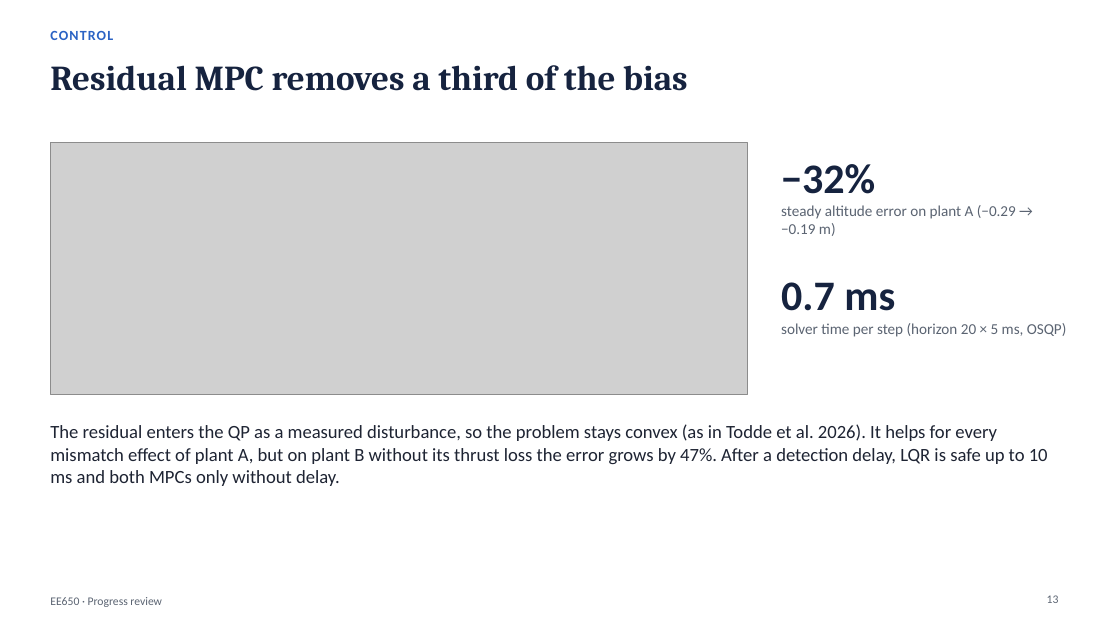
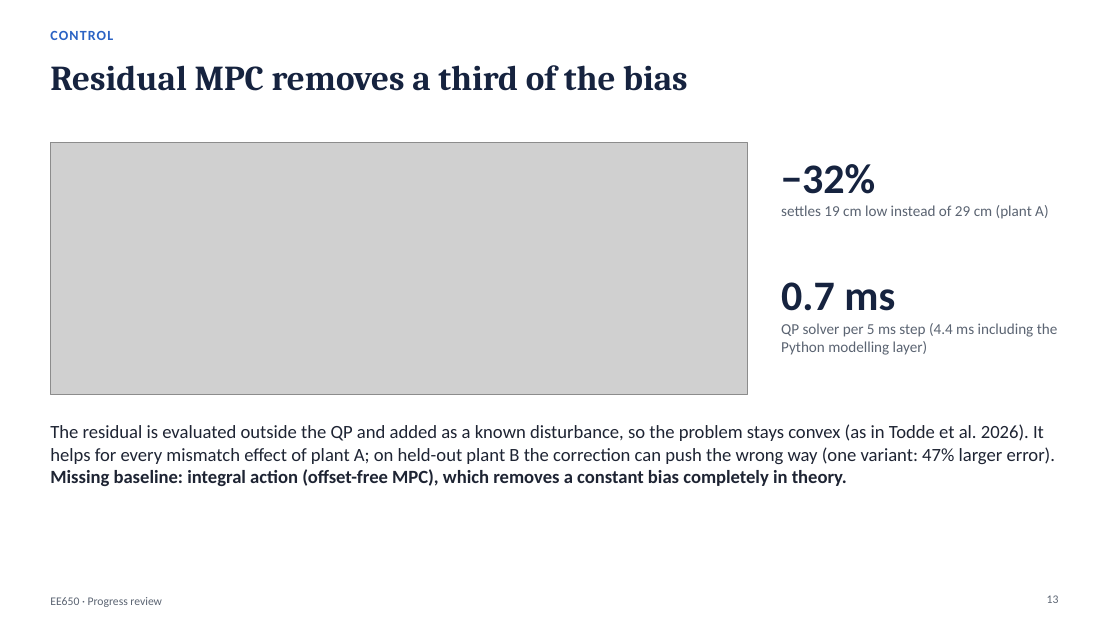
Before and after one commit to pranshuk22/quadrotor-rotor-loss-recovery, a slide deck: slide 13 of docs/deck/progress-review.pptx. Drawn at 1120x630 pixels with LibreOffice and Linux fonts; fonts in the diff are those of the drawing; grey boxes stand for pictures. Boxes give left, top, right and bottom in pixels: in the first picture for what was removed or moved away, otherwise in the second. Text is boxed around its words. In the diff, an @@ line names an element or a change of style, - is before the commit and + after.

```diff
--- a/docs/deck/progress-review.pptx
+++ b/docs/deck/progress-review.pptx
@@ text at (781,205,1048,219): text changed @@
-steady altitude error on plant A (−0.29 → −0.19 m)
+settles 19 cm low instead of 29 cm (plant A)
@@ text at (781,323,1058,355): text changed @@
-solver time per step (horizon 20 × 5 ms, OSQP)
+QP solver per 5 ms step (4.4 ms including the Python modelling layer)
@@ text at (50,424,1056,486): text changed @@
-The residual enters the QP as a measured disturbance, so the problem stays convex (as in Todde et al. 2026). It helps for every mismatch effect of plant A, but on plant B without its thrust loss the error grows by 47%. After a detection delay, LQR is safe up to 10 ms and both MPCs only without delay.
+The residual is evaluated outside the QP and added as a known disturbance, so the problem stays convex (as in Todde et al. 2026). It helps for every mismatch effect of plant A; on held-out plant B the correction can push the wrong way (one variant: 47% larger error). Missing baseline: integral action (offset-free MPC), which removes a constant bias completely in theory.
```
Also in this commit, not shown: 12 other slides changed, 3 slides added, 6 slides removed, 6 other files.
